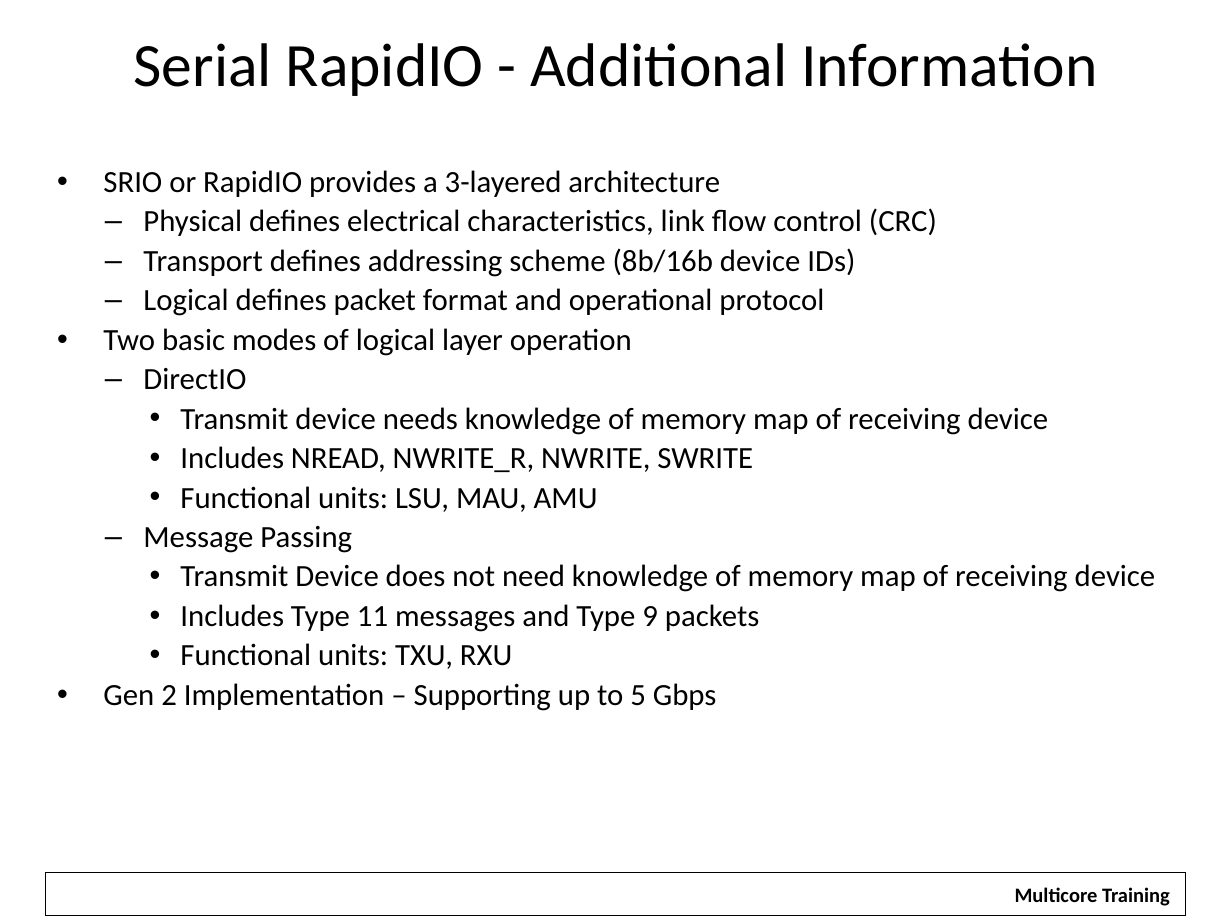
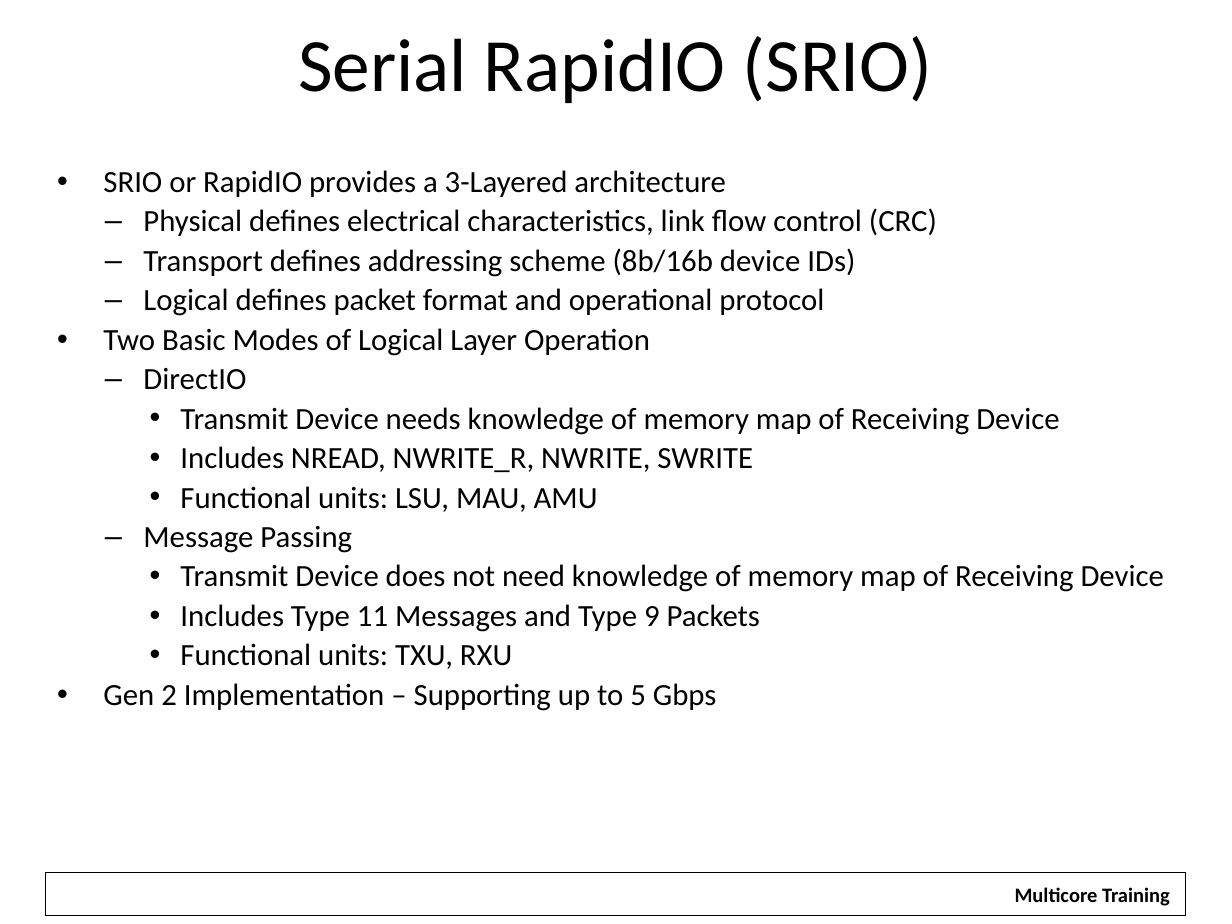
Before and after one commit to hari1989/keystone-workshop, a slide deck: slide 36 of slides/KeyStone Overview.pptx (slide 39 before the commit). Drawn at 1232x924 pixels with LibreOffice and Linux fonts; fonts in the diff are those of the drawing; background and template pictures are left out. Boxes give left, top, right and bottom in pixels: in the first picture for what was removed or moved away, otherwise in the second. Text is boxed around its words. In the diff, an @@ line names an element or a change of style, - is before the commit and + after.

```diff
--- a/slides/KeyStone Overview.pptx
+++ b/slides/KeyStone Overview.pptx
@@ title at (298, 36, 933, 103): text changed; size 36 to 44 pt @@
-Serial RapidIO - Additional Information
+Serial RapidIO (SRIO)
@@ text at (103, 170, 726, 197): text changed @@
-• SRIO or RapidIO provides a 3-layered architecture
+• SRIO or RapidIO provides a 3-Layered architecture
@@ text at (103, 328, 650, 356): text changed @@
-• Two basic modes of logical layer operation
+• Two Basic Modes of Logical Layer Operation
@@ text at (180, 407, 1059, 435): text changed @@
-    • Transmit device needs knowledge of memory map of receiving device
+    • Transmit Device needs knowledge of memory map of Receiving Device
@@ text at (180, 564, 1164, 632): text changed @@
-    • Transmit Device does not need knowledge of memory map of receiving device
-    • Includes Type 11 messages and Type 9 packets
+    • Transmit Device does not need knowledge of memory map of Receiving Device
+    • Includes Type 11 Messages and Type 9 Packets
```
Also in this commit, not shown: 26 other slides changed, 33 slides added, 18 slides removed, 1 other file.
